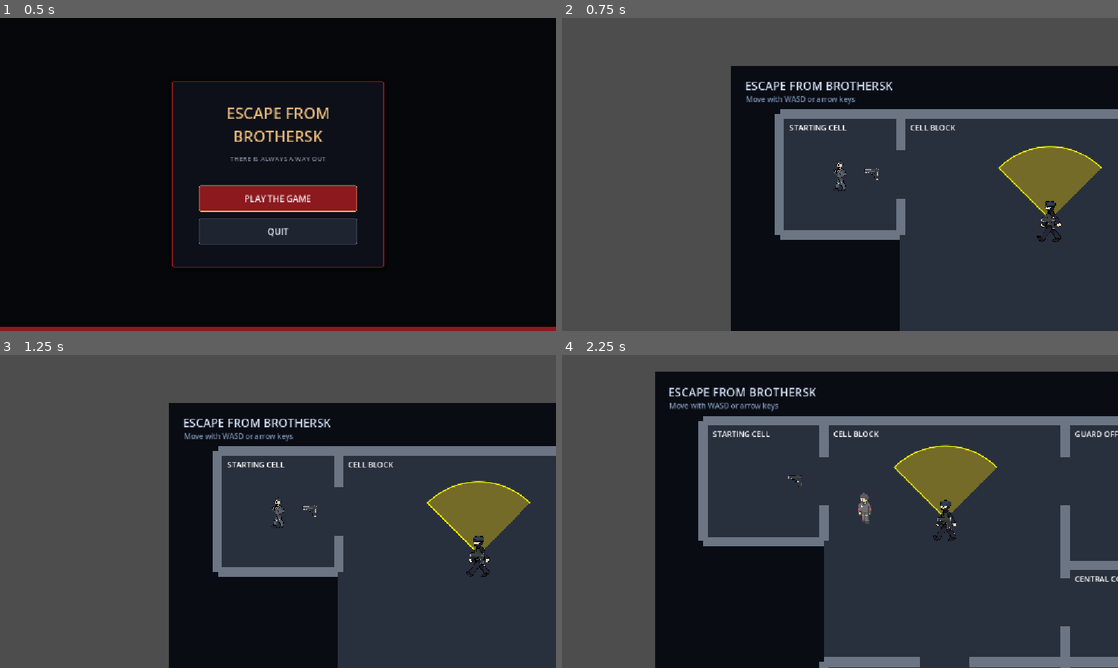
Above: before the commit, frames 1-4 (two rows, left to right).
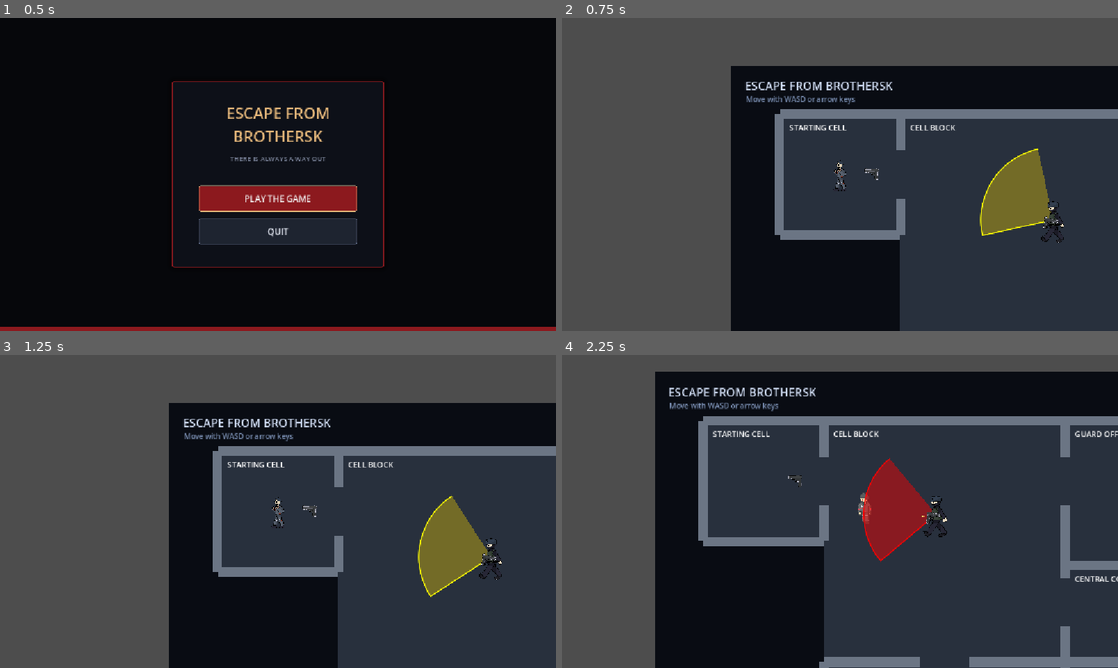
Above: after the commit, the same moments.

Repository: Lolanimus/EscapeFromBrothersk
Game: Godot game, scene res://scenes/main_menu.tscn
Same seed, same stepped clock (60 frames per second), same inputs: the game is played once before the commit and once after it.
Inputs (mouse positions are in pixels of both pictures, inside the frame that each line leads up to):
- Up to frame 1 (0.5 s): no input
- Up to frame 2 (0.75 s): click "PLAY THE GAME" at 0.5 s
- Up to frame 3 (1.25 s): no input
- Up to frame 4 (2.25 s): move the mouse to (962, 495) at 1.27 s; hold D (move_right) 1.28-2.03 s; click (962, 495) at 1.35 s; move the mouse to (728, 527) at 2.02 s; hold S (move_down) from 2.03 s (still down); tap E (interact) at 2.1 s

Frame 1 is identical in both runs. In frame 2, 3.1% of the frame differs, in the area x 75-98%, y 40-72%; in frame 3, 3.9%; in frame 4, 4.9%, in the area x 54-79%, y 28-67%.

Commit message:
police officer follows and shoots, vision follows player, bullets are times, however when enemy dies nothing happens to enemy's body even though they stop doing anything (no magazine yet)

Diff:
--- /dev/null
+++ b/scenes/enemy_projectile.tscn
@@ -0,0 +1,20 @@
+[gd_scene format=3 uid="uid://leqyb6s385ap"]
+
+[ext_resource type="Texture2D" uid="uid://c1do0mae7kbul" path="res://assets/sprites/bullets/bullet.png" id="2_bullet"]
+[ext_resource type="Script" uid="uid://6o5yqu5psu8g" path="res://scripts/enemy_projectile.gd" id="3_j7vux"]
+
+[sub_resource type="RectangleShape2D" id="RectangleShape2D_projectile"]
+size = Vector2(12, 4)
+
+[node name="PistolProjectile" type="Area2D" unique_id=629153866 groups=["player_projectiles"]]
+collision_layer = 4
+collision_mask = 3
+script = ExtResource("3_j7vux")
+
+[node name="CollisionShape2D" type="CollisionShape2D" parent="." unique_id=1422972248]
+shape = SubResource("RectangleShape2D_projectile")
+
+[node name="Visual" type="Sprite2D" parent="." unique_id=739430261]
+texture_filter = 1
+scale = Vector2(0.007, 0.007)
+texture = ExtResource("2_bullet")
--- a/scenes/main.tscn
+++ b/scenes/main.tscn
@@ -20,7 +20,8 @@
 [ext_resource type="Texture2D" uid="uid://rcu23fxywhgt" path="res://assets/sprites/main character/attack/1.png" id="18_fists_side"]
 [ext_resource type="Texture2D" uid="uid://dpqvdxubvsson" path="res://assets/sprites/main character/attack/backsideAttack/backpunch1.png" id="19_fists_up"]
 [ext_resource type="Script" uid="uid://bkb4xi3qvdxdc" path="res://scenes/vision.gd" id="20_gqmmt"]
-[ext_resource type="Texture2D" uid="uid://ce5hxcb1ps12v" path="res://assets/sprites/policeman/Policeman_side1.png" id="21_yc10j"]
+[ext_resource type="Texture2D" uid="uid://ce5hxcb1ps12v" path="res://assets/sprites/Policeman/Policeman_side1.png" id="21_yc10j"]
+[ext_resource type="Script" uid="uid://caqtx4k3wooul" path="res://scripts/enemy_gun.gd" id="22_jscy8"]
 
 [sub_resource type="SpriteFrames" id="SpriteFrames_player"]
 animations = [{
@@ -228,17 +229,17 @@
 scale = Vector2(0.1, 0.1)
 texture = ExtResource("21_yc10j")
 
-[node name="Pistol" type="Area2D" parent="Enemies/Enemy1" unique_id=1323120871 groups=["weapon_pickups"]]
+[node name="Gun" type="Area2D" parent="Enemies/Enemy1" unique_id=1323120871 groups=["weapon_pickups"]]
 position = Vector2(-11, 10)
 collision_layer = 0
 collision_mask = 0
-script = ExtResource("6_pickup")
-
-[node name="CollisionShape2D" type="CollisionShape2D" parent="Enemies/Enemy1/Pistol" unique_id=526449005]
+script = ExtResource("22_jscy8")
+
+[node name="CollisionShape2D" type="CollisionShape2D" parent="Enemies/Enemy1/Gun" unique_id=526449005]
 position = Vector2(6, -1)
 shape = SubResource("CircleShape2D_pistol")
 
-[node name="Visual" type="Sprite2D" parent="Enemies/Enemy1/Pistol" unique_id=403238186]
+[node name="Visual" type="Sprite2D" parent="Enemies/Enemy1/Gun" unique_id=403238186]
 texture_filter = 1
 position = Vector2(0.99999994, 0.99999994)
 scale = Vector2(0.05, 0.05)
--- a/scenes/vision.gd
+++ b/scenes/vision.gd
@@ -1,10 +1,10 @@
-
 extends Node2D
 
 @export_range(1.0, 180.0, 1.0) var vision_angle: float = 90.0
 @export_range(0.0, 2000.0, 1.0) var vision_range: float = 150.0
 @export var cone_color: Color = Color(1.0, 0.85, 0.0, 0.35)
 @export var alerted_color: Color = Color(1.0, 0.0, 0.0, 0.45)
+@export_range(0.0, 30.0, 0.1) var turn_speed: float = 6.0  # radians per second, 0 = snap instantly
 
 var is_alerted: bool = false
 
@@ -12,6 +12,14 @@
 	is_alerted = value
 	queue_redraw()
 @export_flags_2d_physics var vision_collision_mask: int = 1
+
+func face_point(world_point: Vector2, delta: float) -> void:
+	# The cone points "up" (-Y), and angle() measures from +X, so add 90 degrees.
+	var target_angle := (world_point - global_position).angle() + PI / 2.0
+	if turn_speed <= 0.0:
+		global_rotation = target_angle
+	else:
+		global_rotation = rotate_toward(global_rotation, target_angle, turn_speed * delta)
 
 func _process(_delta: float) -> void:
 	queue_redraw()
@@ -31,7 +39,7 @@
 			float(i) / float(segments)
 		)
 
-		var direction := Vector2(sin(angle), -cos(angle))
+		var direction := Vector2(sin(angle), -cos(angle)).rotated(global_rotation)
 		var end_point: Vector2 = global_position + direction * vision_range
 
 		var query := PhysicsRayQueryParameters2D.create(
--- a/scripts/enemy.gd
+++ b/scripts/enemy.gd
@@ -7,7 +7,7 @@
 
 # whenever the variable is @export_range,
 # you can access it from inside the Godot editor, and change it there.
-@export_range(0.0, 1000.0, 1.0) var speed: float = 40.0:
+@export_range(0.0, 1000.0, 1.0) var speed: float = 160.0:
 	set(value):
 		speed = maxf(value, 0.0)
 
@@ -19,58 +19,52 @@
 	set(value):
 		stop_distance = maxf(value, 0.0)
 
-@export_range(1.0, 180.0, 1.0) var vision_angle: float = 90.0
-
 @export_node_path("CharacterBody2D") var target_path: NodePath = ^"../../Player"
 
-@onready var vision: Node2D = get_node_or_null("Vision")
 # whenever the variable is @onready,
 # it gets initialized shen the node becomes ready
 @onready var target: CharacterBody2D = get_node_or_null(target_path) as CharacterBody2D
-func _ready() -> void:
-	print("Enemy target: ", target)
+@onready var vision: Node2D = get_node_or_null("Vision")
+@onready var gun: EnemyGun = get_node_or_null("Gun") as EnemyGun
 
 var is_alerted: bool = false
 var life_state: StringName = &"living"
 
 
-
-
-
-
-func _physics_process(_delta: float) -> void:
+func _physics_process(delta: float) -> void:
 	if life_state == &"dead":
 		velocity = Vector2.ZERO
 		return
 
-	# 1. MOVEMENT: keep chasing the player
 	velocity = Vector2.ZERO
 
-	if target != null:
-		var distance := global_position.distance_to(
-			target.global_position
-		)
+	if vision != null and target != null:
+		vision.face_point(target.global_position, delta)
 
-		if distance > stop_distance:
-			var direction := global_position.direction_to(
-				target.global_position
-			)
-			velocity = direction * speed
+	var player_in_cone := _is_player_inside_cone()
 
-	# 2. DETECTION: cone turns red only if player is visible
-	var can_see := _can_see_target()
+	# Red only while the player is inside the drawn cone.
+	if vision != null:
+		vision.set_alerted(player_in_cone)
 
-	if can_see != is_alerted:
-		is_alerted = can_see
+	# Point the gun at the player, and shoot only while he is in the cone.
+	if gun != null:
+		if target != null:
+			gun.aim_at(target.global_position)
+		gun.set_trigger(player_in_cone)
 
-		if vision != null:
-			vision.set_alerted(is_alerted)
+	if target != null and not is_alerted and _can_see_target():
+		is_alerted = true
+		alerted.emit()
 
-		if is_alerted:
-			alerted.emit()
+	# Chase the player, but stand still while he is in the cone (shooting).
+	if target != null and is_alerted and not player_in_cone:
+		var distance_to_target := global_position.distance_to(target.global_position)
+		if distance_to_target > stop_distance:
+			var pursuit_position := _get_next_pursuit_position()
+			velocity = global_position.direction_to(pursuit_position) * speed
 
 	move_and_slide()
-
 
 
 func take_player_projectile_hit() -> void:
@@ -83,6 +77,8 @@
 	collision_layer = 0
 	collision_mask = 0
 	modulate = Color(0.35, 0.35, 0.35, 1.0)
+	if gun != null:
+		gun.set_trigger(false)
 	set_physics_process(false)
 
 
@@ -106,39 +102,35 @@
 
 	return target.global_position
 
+func _can_see_target() -> bool:
+	if global_position.distance_squared_to(target.global_position) > sight_range * sight_range:
+		return false
 
-func _can_see_target() -> bool:
+	var query := PhysicsRayQueryParameters2D.create(global_position, target.global_position)
+	query.exclude = [get_rid()]
+	query.collision_mask = collision_mask
+
+	var result := get_world_2d().direct_space_state.intersect_ray(query)
+	return result.is_empty() or result.get("collider") == target
+
+
+func _is_player_inside_cone() -> bool:
 	if target == null or vision == null:
 		return false
 
-	# 1. Check distance using the same range as the drawn cone
-	var direction: Vector2 = target.global_position - vision.global_position
-	var distance: float = direction.length()
+	var to_player := target.global_position - vision.global_position
 
-	if distance > vision.vision_range:
+	# Further away than the cone reaches?
+	if to_player.length() > vision.vision_range:
 		return false
 
-	# 2. Check whether the player is inside the triangle
-	var forward: Vector2 = Vector2.UP.rotated(vision.global_rotation)
-	var half_angle: float = deg_to_rad(vision.vision_angle / 2.0)
-
-	if absf(forward.angle_to(direction.normalized())) > half_angle:
+	# Outside the cone's angle? The cone points "up" in its own space.
+	var forward := Vector2.UP.rotated(vision.global_rotation)
+	if absf(forward.angle_to(to_player)) > deg_to_rad(vision.vision_angle / 2.0):
 		return false
 
-	# 3. Check whether a wall blocks the view
-	var query := PhysicsRayQueryParameters2D.create(
-		vision.global_position,
-		target.global_position
-	)
-
+	# Behind a wall that cuts the cone short?
+	var query := PhysicsRayQueryParameters2D.create(vision.global_position, target.global_position)
 	query.exclude = [get_rid()]
-	query.collision_mask = 4294967295
-	query.collide_with_bodies = true
-	query.collide_with_areas = false
-
-	var result: Dictionary = get_world_2d().direct_space_state.intersect_ray(query)
-
-	if result.is_empty():
-		return false
-
-	return result["collider"] == target
+	query.collision_mask = vision.vision_collision_mask
+	return get_world_2d().direct_space_state.intersect_ray(query).is_empty()
--- /dev/null
+++ b/scripts/enemy_gun.gd
@@ -0,0 +1,68 @@
+class_name EnemyGun
+extends Node2D
+## A policeman's gun. Add it as a child of the Enemy, named "Gun".
+## Optional children:
+##   Sprite2D "Sprite" - the gun picture (Pistol.png)
+##   Marker2D "Muzzle" - where bullets come out (place it at the barrel tip)
+
+const EnemyProjectileScene := preload("res://scenes/enemy_projectile.tscn")
+
+## Seconds between shots.
+@export_range(0.05, 10.0, 0.01) var fire_cadence: float = 1.0
+## Seconds to wait after the player enters the cone before the first shot.
+@export_range(0.0, 10.0, 0.01) var first_shot_delay: float = 0.0
+## Bullet speed in pixels per second.
+@export_range(0.0, 4000.0, 1.0) var projectile_speed: float = 900.0
+## How far in front of the gun bullets appear if there is no Muzzle node.
+@export_range(0.0, 200.0, 1.0) var muzzle_distance: float = 24.0
+## Pistol.png has its barrel pointing left, so it gets flipped to point right.
+@export var sprite_points_left: bool = true
+
+var _trigger_held := false
+var _cooldown := 0.0
+
+@onready var sprite: Sprite2D = get_node_or_null("Sprite") as Sprite2D
+@onready var muzzle: Marker2D = get_node_or_null("Muzzle") as Marker2D
+
+
+func _ready() -> void:
+	if sprite != null:
+		sprite.flip_h = sprite_points_left
+
+
+## Points the gun at a position in the world.
+func aim_at(world_point: Vector2) -> void:
+	var to_point := world_point - global_position
+	if to_point.is_zero_approx():
+		return
+	global_rotation = to_point.angle()
+	# Keep the gun the right way up when it points left.
+	scale.y = -1.0 if to_point.x < 0.0 else 1.0
+
+
+## true = keep shooting, false = stop.
+func set_trigger(held: bool) -> void:
+	if held and not _trigger_held:
+		_cooldown = maxf(_cooldown, first_shot_delay)
+	_trigger_held = held
+
+
+func _physics_process(delta: float) -> void:
+	_cooldown = maxf(_cooldown - delta, 0.0)
+	if _trigger_held and is_zero_approx(_cooldown):
+		fire()
+		_cooldown = fire_cadence
+
+
+## Fires one bullet in the direction the gun is pointing.
+func fire() -> void:
+	var shot_direction := Vector2.RIGHT.rotated(global_rotation)
+	var spawn_position := global_position + shot_direction * muzzle_distance
+	if muzzle != null:
+		spawn_position = muzzle.global_position
+
+	var projectile := EnemyProjectileScene.instantiate() as Area2D
+	get_tree().current_scene.add_child(projectile)
+	projectile.global_position = spawn_position
+	projectile.set("direction", shot_direction)
+	projectile.set("speed", projectile_speed)
--- /dev/null
+++ b/scripts/enemy_projectile.gd
@@ -0,0 +1,36 @@
+class_name EnemyProjectile
+extends Area2D
+## A bullet fired by police. Passes through other policemen, stops at walls,
+## and hits the player.
+
+const LIFETIME := 3.0  # bullets that hit nothing disappear after this
+
+var direction := Vector2.RIGHT:
+	set(value):
+		direction = value.normalized() if not value.is_zero_approx() else Vector2.RIGHT
+		rotation = direction.angle()
+var speed := 900.0
+
+var _age := 0.0
+
+
+func _ready() -> void:
+	body_entered.connect(_on_body_entered)
+
+
+func _physics_process(delta: float) -> void:
+	global_position += direction * speed * delta
+	_age += delta
+	if _age >= LIFETIME:
+		queue_free()
+
+
+func _on_body_entered(body: Node2D) -> void:
+	if body.is_in_group("police"):
+		return  # police bullets pass through other officers
+	if body is Player:
+		if body.has_method("take_police_projectile_hit"):
+			body.call("take_police_projectile_hit")
+		queue_free()
+	elif body is StaticBody2D:
+		queue_free()
Not shown, changed: assets/sprites/Policeman/Policeman_side1.png.import
Not shown, added: scripts/enemy_gun.gd.uid
Not shown, added: scripts/enemy_projectile.gd.uid
Not shown, added: scenes/main.tscn72110108832.tmp
